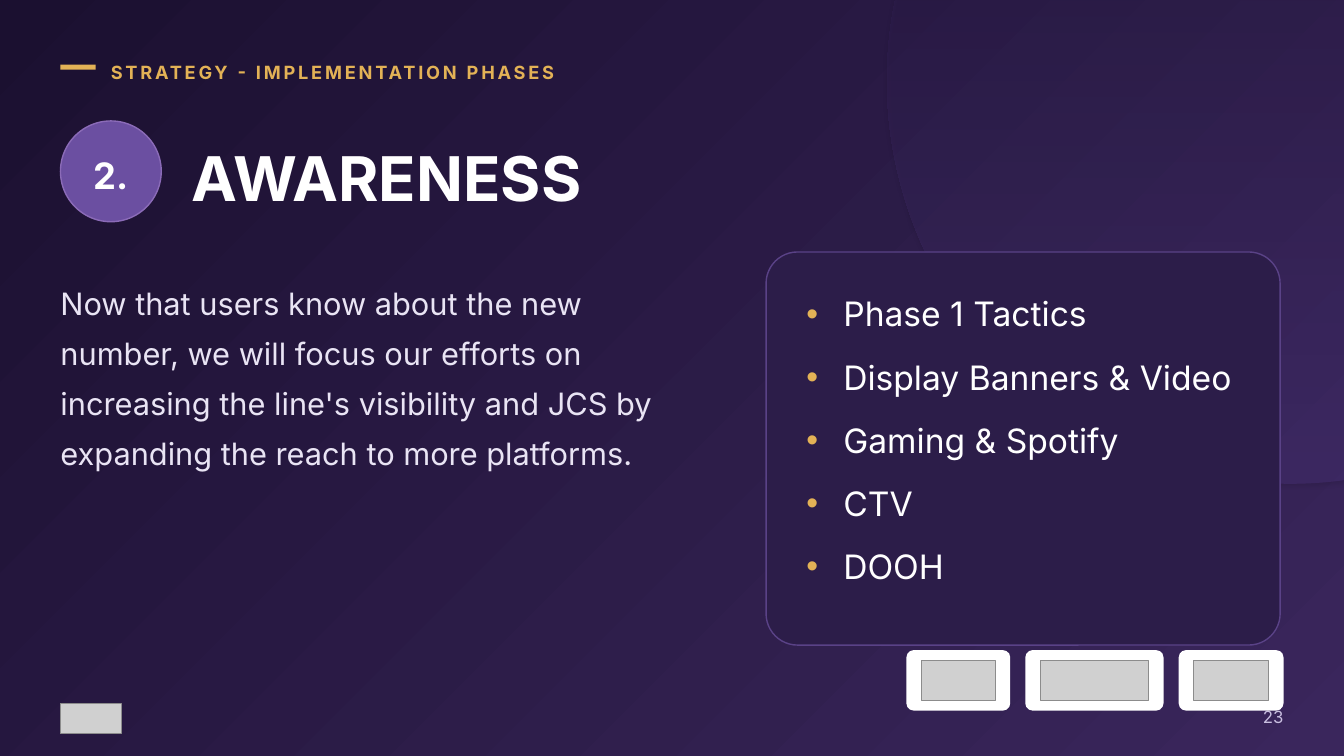
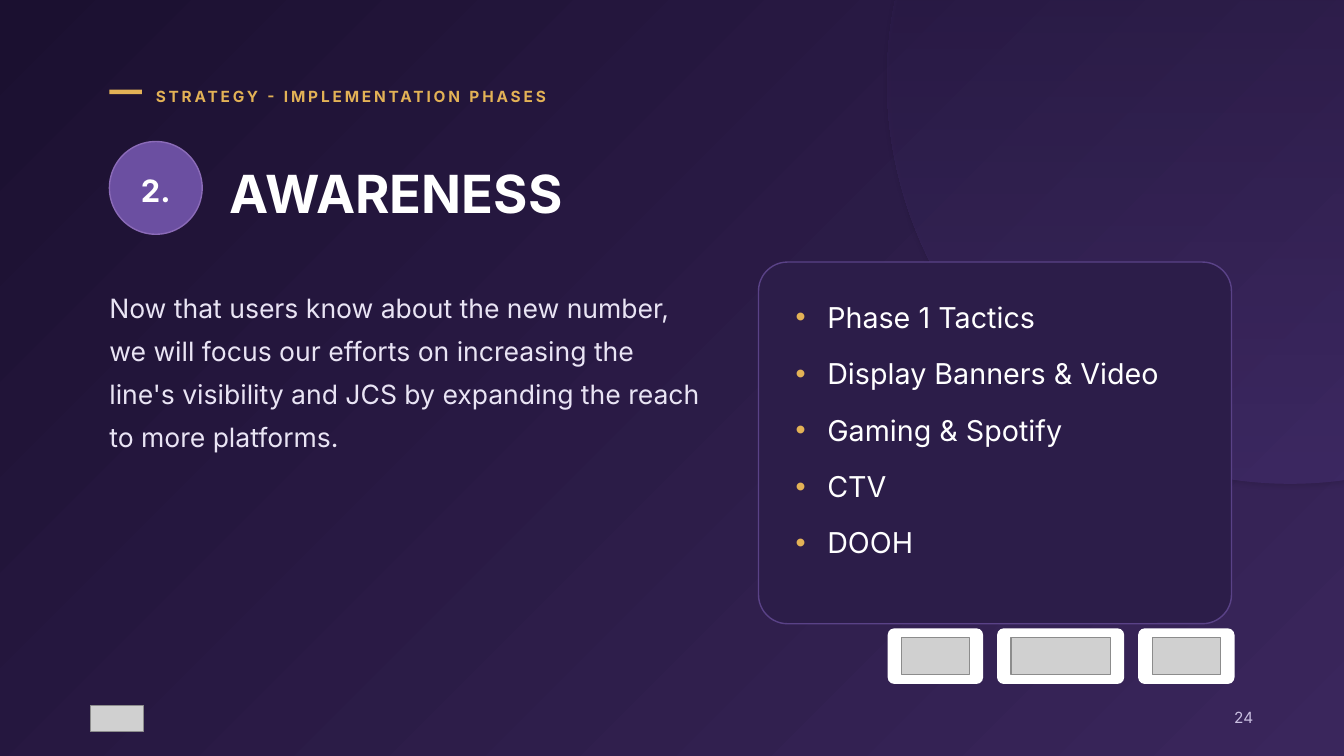
Before and after one commit to patriciobrunoar/alkimia, a slide deck: slide 24 of decks/jcs-miami-dade/JCS-Case-Miami-Dade-Alkimia.pptx (slide 23 before the commit). Drawn at 1344x756 pixels with LibreOffice and Linux fonts; fonts in the diff are those of the drawing; grey boxes stand for pictures. Boxes give left, top, right and bottom in pixels: in the first picture for what was removed or moved away, otherwise in the second. Text is boxed around its words. In the diff, an @@ line names an element or a change of style, - is before the commit and + after.

```diff
--- a/decks/jcs-miami-dade/JCS-Case-Miami-Dade-Alkimia.pptx
+++ b/decks/jcs-miami-dade/JCS-Case-Miami-Dade-Alkimia.pptx
@@ text "STRATEGY - IMPLEMENTATION PHASES": place and size @@
-text "STRATEGY - IMPLEMENTATION PHASES" at (111, 58, 1220, 89)
+text "STRATEGY - IMPLEMENTATION PHASES" at (156, 84, 1177, 112)
@@ text "STRATEGY - IMPLEMENTATION PHASES" at (156, 84, 1177, 112): size 13 to 11 pt @@
@@ rectangle: place and size @@
-rectangle at (60, 65, 96, 70)
+rectangle at (110, 90, 142, 95)
@@ text "2.": place and size @@
-text "2." at (93, 162, 128, 190)
+text "2." at (141, 179, 171, 202)
@@ text "2." at (141, 179, 171, 202): size 26 to 22 pt @@
@@ ellipse: place and size @@
-ellipse at (60, 121, 161, 222)
+ellipse at (110, 141, 203, 234)
@@ text "AWARENESS": place and size @@
-text "AWARENESS" at (191, 155, 581, 202)
+text "AWARENESS" at (230, 174, 563, 214)
@@ text "AWARENESS" at (230, 174, 563, 214): size 44 to 37.5 pt @@
@@ rounded rectangle: place and size @@
-rounded rectangle at (766, 252, 1280, 645)
+rounded rectangle at (759, 262, 1232, 624)
@@ text "Now that users know about ...": place and size @@
-text "Now that users know about ..." at (60, 292, 652, 472)
+text "Now that users know about ..." at (109, 298, 699, 453)
@@ text "Now that users know about ..." at (109, 298, 699, 453): size 22 to 19 pt @@
@@ text "Phase 1 Tactics": place and size @@
-text "Phase 1 Tactics" at (843, 300, 1232, 580)
+text "Phase 1 Tactics" at (827, 306, 1158, 554)
@@ text "Phase 1 Tactics" at (827, 306, 1158, 554): size 24 to 20.5 pt; indent changed @@
@@ rounded rectangle: place and size @@
-rounded rectangle at (906, 650, 1010, 711)
+rounded rectangle at (888, 628, 984, 684)
@@ rounded rectangle: place and size @@
-rounded rectangle at (1025, 650, 1164, 711)
+rounded rectangle at (997, 628, 1124, 684)
@@ rounded rectangle: place and size @@
-rounded rectangle at (1179, 650, 1284, 711)
+rounded rectangle at (1138, 628, 1235, 684)
@@ picture: place and size @@
-picture at (922, 660, 995, 701)
+picture at (901, 638, 969, 676)
@@ picture: place and size @@
-picture at (1041, 660, 1148, 701)
+picture at (1011, 638, 1111, 676)
@@ picture: place and size @@
-picture at (1194, 660, 1268, 701)
+picture at (1152, 638, 1221, 676)
@@ picture: place and size @@
-picture at (60, 704, 121, 734)
+picture at (91, 706, 143, 732)
@@ text at (1234, 711, 1253, 723): text changed; size 12 to 11 pt @@
-23
+24
```
Also in this commit, not shown: 37 other slides changed, 9 slides added, 8 slides removed, 36 other files.
